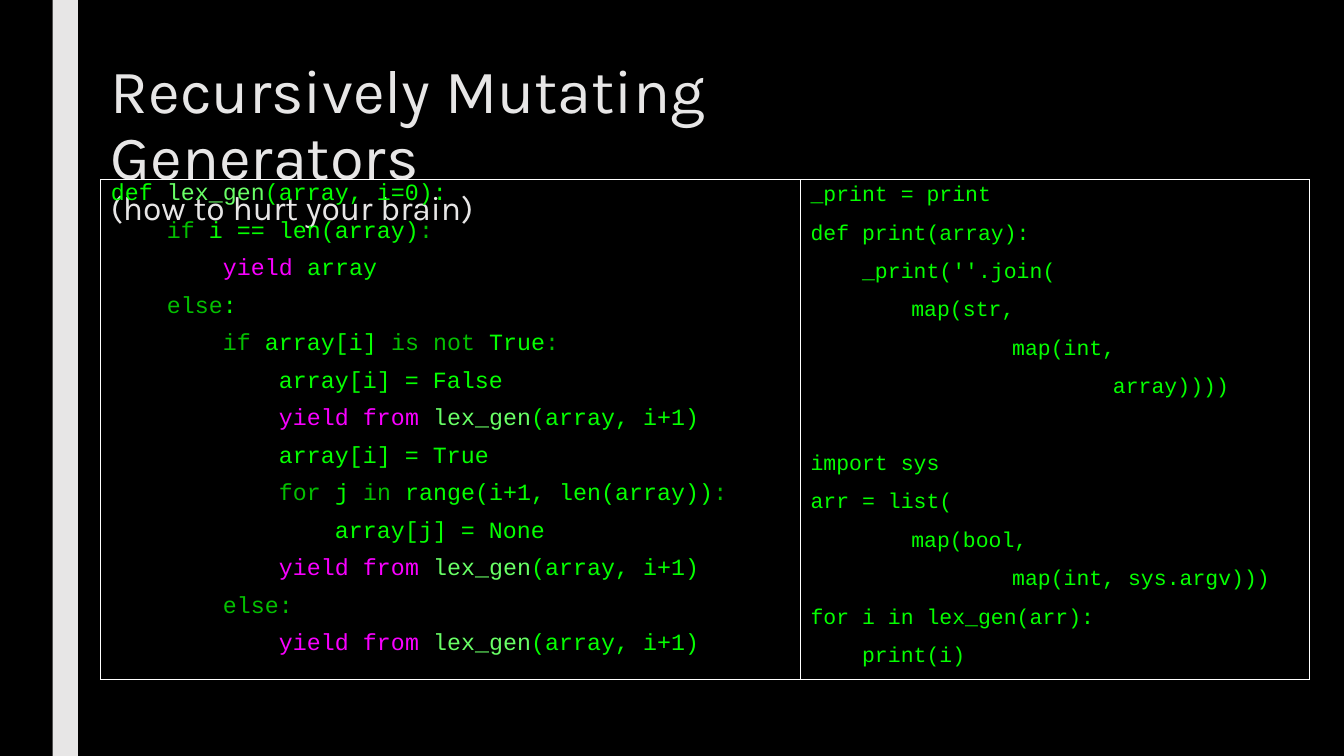
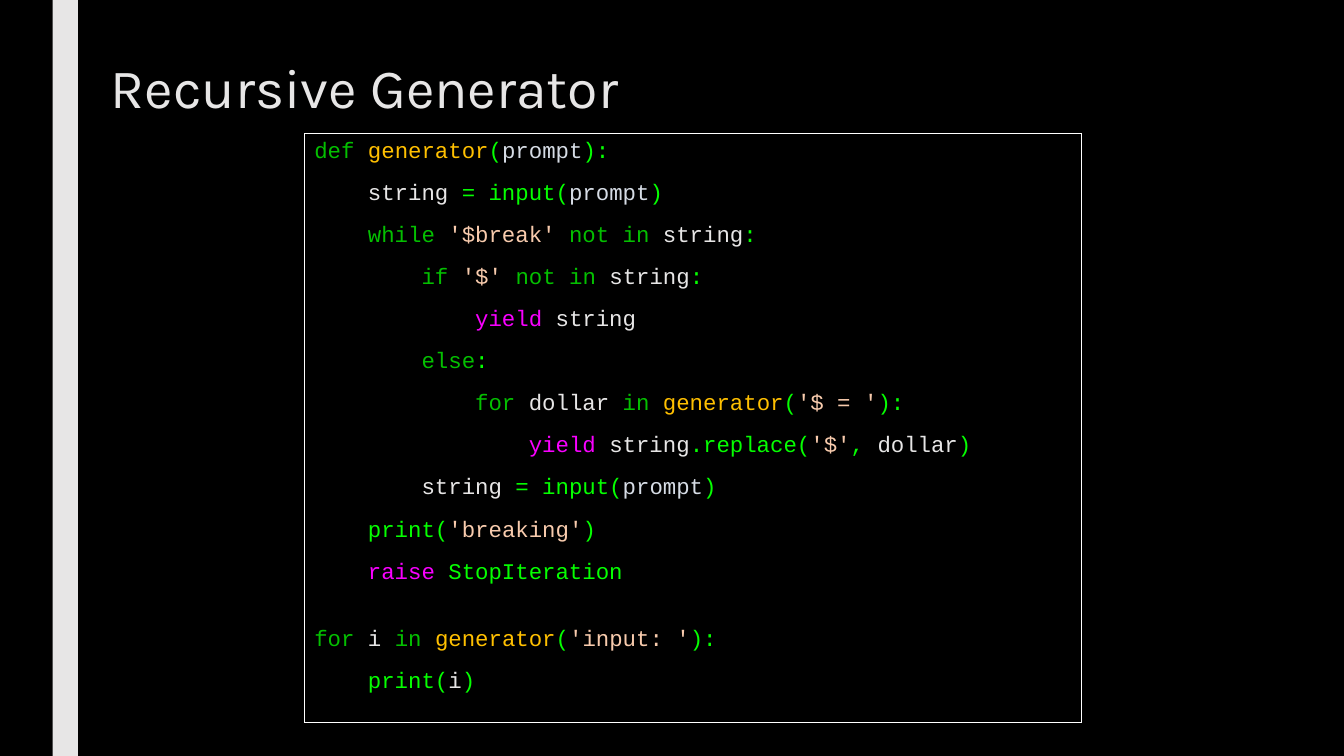
Before and after one commit to max7patek/metaprogramming, a slide deck: slide 18 of slides/02-FirstClassFunctions.pptx. Drawn at 1344x756 pixels with LibreOffice and Linux fonts; fonts in the diff are those of the drawing. Boxes give left, top, right and bottom in pixels: in the first picture for what was removed or moved away, otherwise in the second. Text is boxed around its words. In the diff, an @@ line names an element or a change of style, - is before the commit and + after.

```diff
--- a/slides/02-FirstClassFunctions.pptx
+++ b/slides/02-FirstClassFunctions.pptx
@@ title at (111,70,618,109): text changed; size 44 to 39.6 pt @@
-Recursively Mutating Generators
-(how to hurt your brain)
+Recursive Generator
@@ rectangle "def generator(prompt):": place and size @@
-rectangle "def generator(prompt):" at (101,179,801,681)
+rectangle "def generator(prompt):" at (304,133,1082,723)
@@ text in rectangle at (314,142,757,331): text changed; size 16.6 to 16 pt; text colour #05FF00 to #E7E6E6 @@
-def lex_gen(array, i=0):
-if i == len(array):
-yield array
+def generator(prompt):
+string = input(prompt)
+while '$break' not in string:
+if '$' not in string:
+yield string
@@ rectangle removed at (801,179,1310,681) @@
-_print = print
-def print(array):
-_print(''.join(
-map(str,
-map(int,
-array))))
-import sys
-arr = list(
-map(bool,
-map(int, sys.argv)))
-for i in lex_gen(arr):
-print(i)
@@ text in rectangle at (422,352,489,368): size 16.6 to 16 pt in "else:"; line spacing 0.74 to 0.94 @@
@@ text in rectangle at (314,394,972,693): text changed; size 16.6 to 16 pt @@
-if array[i] is not True:
-array[i] = False
-yield from lex_gen(array, i+1)
-array[i] = True
-for j in range(i+1, len(array)):
-array[j] = None
-yield from lex_gen(array, i+1)
-else:
-yield from lex_gen(array, i+1)
+for dollar in generator('$ = '):
+yield string.replace('$', dollar)
+string = input(prompt)
+print('breaking')
+raise StopIteration
+for i in generator('input: '):
+print(i)
```
Also in this commit, not shown: 3 other slides changed, 2 slides added, 2 slides removed, 1 other file.
